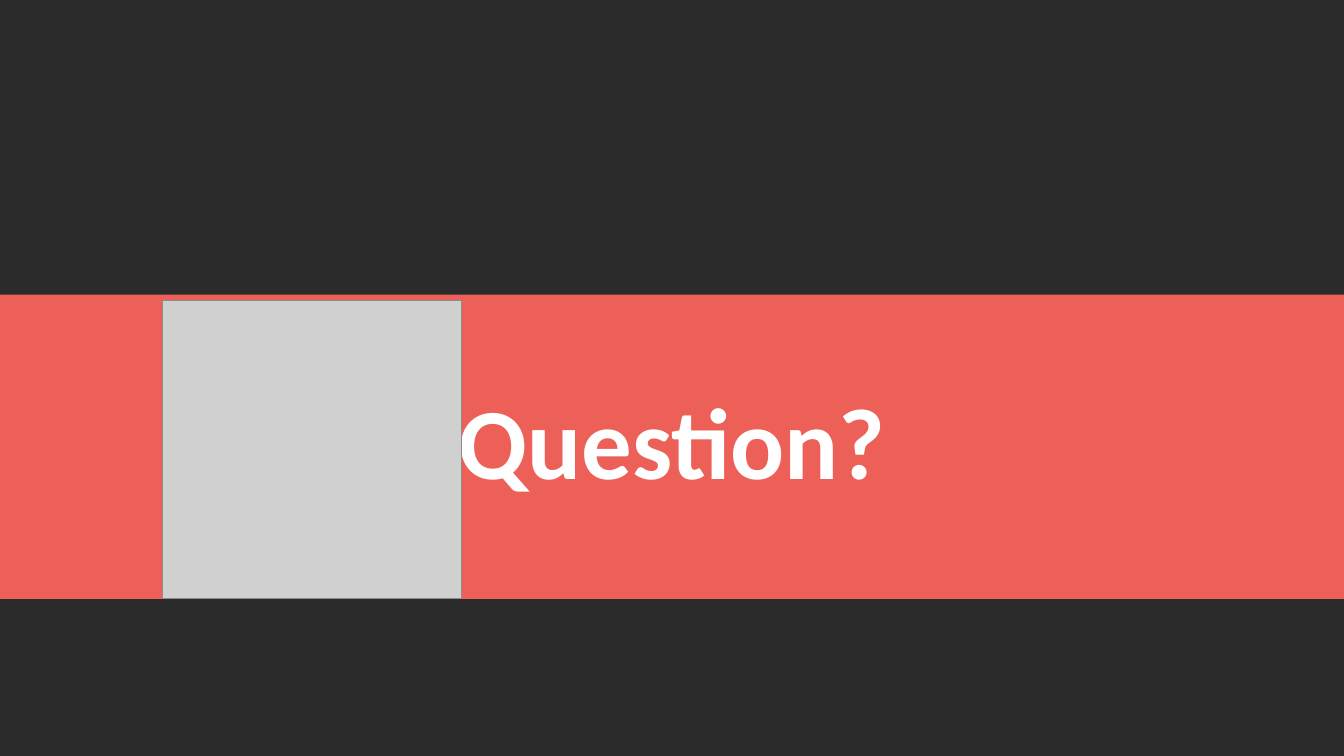
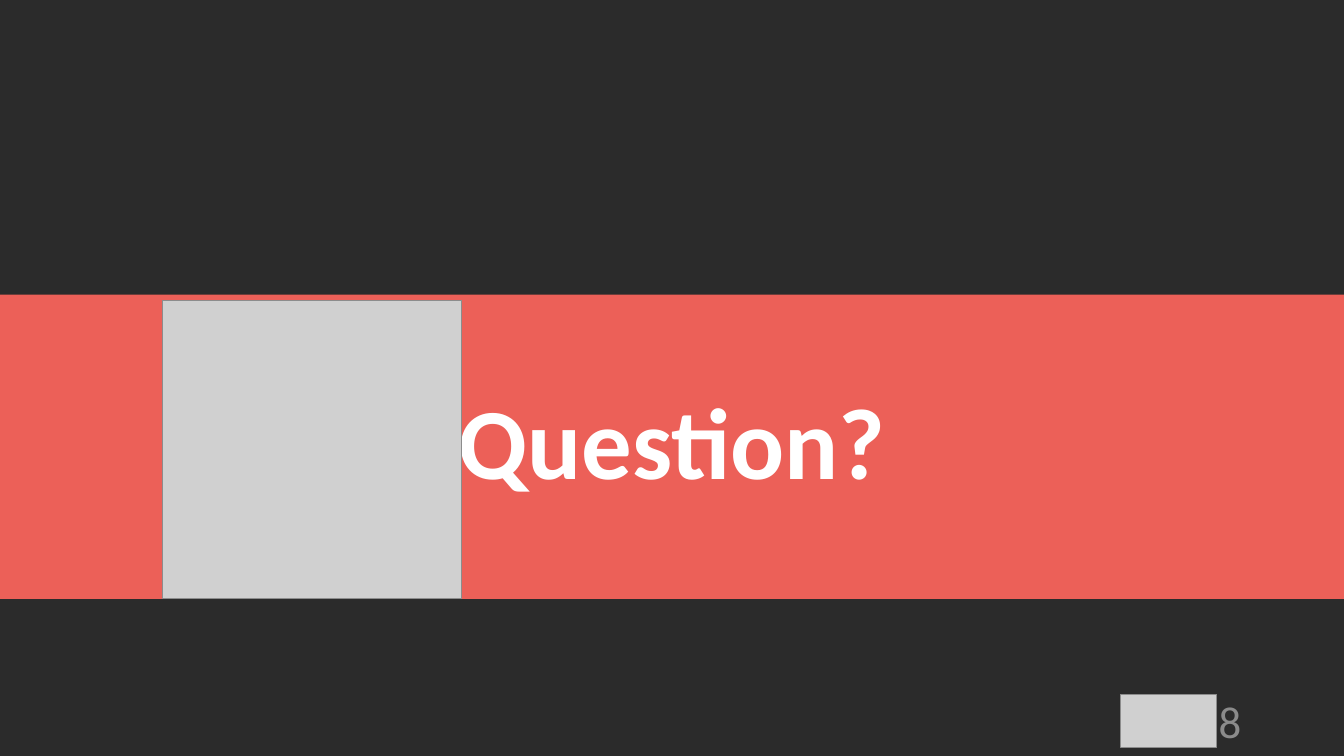
Before and after one commit to dzehnder/hackrecipe, a slide deck: slide 8 of documentation/Presentation Bon App.pptx (slide 9 before the commit). Drawn at 1344x756 pixels with LibreOffice and Linux fonts; fonts in the diff are those of the drawing; grey boxes stand for pictures; background and template pictures are left out; a plain dark background stands for a picture behind light text. Boxes give left, top, right and bottom in pixels: in the first picture for what was removed or moved away, otherwise in the second. Text is boxed around its words. In the diff, an @@ line names an element or a change of style, - is before the commit and + after.

Commit message:
Presentation V3

```diff
--- a/documentation/Presentation Bon App.pptx
+++ b/documentation/Presentation Bon App.pptx
@@ picture added at [1121, 695, 1217, 748] @@
@@ page number added at [1219, 707, 1242, 738], 32 pt, text #8C8C8C @@
+8
```
Also in this commit, not shown: 7 other slides changed, 1 slide removed.
